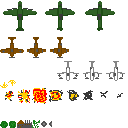
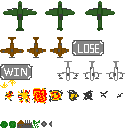
Before/after of a 128x128 layered artwork. What changed in the layer stack:
painted on "tilemap.png" over [0, 40, 104, 80]
